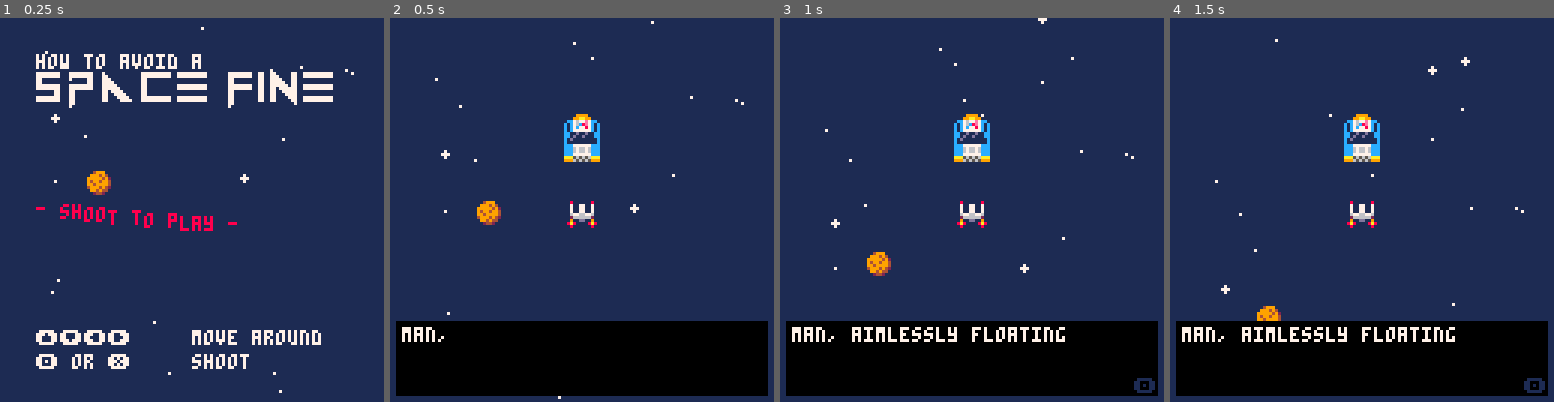
Above: before the commit, frames 1-4 (left to right).
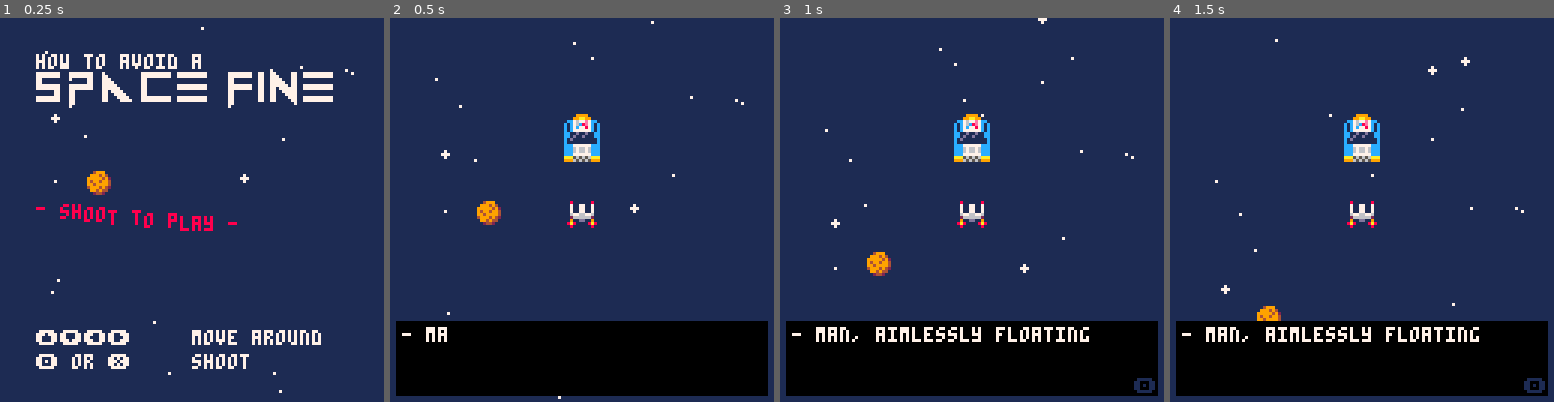
Above: after the commit, the same moments.

Repository: QuentinWidlocher/YogcastJam2020
Game: PICO-8 cartridge game.p8
The game is run twice, just before and just after one commit, with the same random seed, the same clock (stepped at 60 frames per second) and the same inputs.
Inputs:
- Up to frame 1 (0.25 s): no input
- Up to frame 2 (0.5 s): tap X (X key) at 0.33 s
- Up to frame 3 (1 s): tap O (Z key) at 0.7 s
- Up to frame 4 (1.5 s): tap X (X key) at 1.07 s

Frame 1 is identical in both runs. In frame 2, 0.2% of the frame differs, in the area x 3-15%, y 80-85%; in frame 3, 1.2%, in the area x 3-81%, y 80-85%; in frame 4, 1.2%.

Commit message:
:sparkles: Add ending

Diff:
--- a/src/draw/dialogue.draw.lua
+++ /dev/null
@@ -1,7 +0,0 @@
-function draw_dialogue()
-    cls()
-    print("counter: " .. curLine.counter .. " #letters: " .. #curLine.text)
-    for _,line in pairs(drawLines) do
-        print(line)
-    end
-end
--- a/src/draw/main.draw.lua
+++ b/src/draw/main.draw.lua
@@ -5,6 +5,7 @@
     [GAME_STATES.DIALOGUE] = function() draw_dialogue() end,
     [GAME_STATES.GAME] = function() draw_game() end,
     [GAME_STATES.GAME_OVER] = function() draw_gameover() end,
+    [GAME_STATES.ENDING] = function() draw_ending() end,
 }
 
 function _draw()
@@ -87,3 +88,8 @@
     print(text, text_x_pos(text), (SCREEN_SIZE/2)+16)
     print(text2, text_x_pos(text2), (SCREEN_SIZE/2)+22)
 end
+
+function draw_ending()
+    cls(0)
+    dtb_draw()
+end
--- a/src/init/dialogue.init.lua
+++ /dev/null
@@ -1,8 +0,0 @@
-function init_dialogue()
-    dialogueQueue = {}
-    charWidth = 4
-    dPadding = 4
-    dMaxLines = 3
-    dWaiting = false
-    curLine = {}
-end
--- a/src/init/levels.init.lua
+++ b/src/init/levels.init.lua
@@ -11,18 +11,18 @@
         end,
         music = MUSIC.MISSION,
         dialogue = {
-                "man, aimlessly floating around in space sure is great",
+                "- man, aimlessly floating around in space sure is great",
                 "oh my goodness would you look at that, it's christmas",
                 "i should go celebrate with my friends or something",
-                "not so fast!",
-                "who're you?",
+                "- not so fast!",
+                "- who're you?",
                 "i'm the interstellar parking inspector, and you've been parked here for way too long!",
-                "man how am i going to afford any presents now?",
-                "not my problem hombre",
-                "i was literally just floating through space and time",
-                "doesn't change the fact that you're about to get a ridiculously high fine",
-                "and that doesn't change the fact that you're about to get shot",
-                "is that so? enjoy the few remaining seconds of your life, criminal scum!",
+                "- man how am i going to afford any presents now?",
+                "- not my problem hombre",
+                "- i was literally just floating through space and time",
+                "- doesn't change the fact that you're about to get a ridiculously high fine",
+                "- and that doesn't change the fact that you're about to get shot",
+                "- is that so? enjoy the few remaining seconds of your life, criminal scum!",
             },
         enemy = function ()
             return BasicEnemy:new({
@@ -53,23 +53,23 @@
         end,
         music = MUSIC.HIJINX,
         dialogue = {
-            "greetings mortal.",
-            "aww cmon, what is it now?",
-            "it is i, the omnipotent floating space eye cube.",
-            "ok?",
-            "my eye has sensed that you have violated interstellar parking laws.",
-            "really now",
-            "it is my obligation to maintain order in this universe, and you are making my job a real pain in the ass.",
-            "that's one lame job",
-            "not as lame as your mother. ha-ha.",
-            "was that... a joke?",
-            "i have been practicing.",
-            "how about you practice dying instead",
-            "you wish to fight? very well. you may notice you can only move in a grid now.",
-            "man, i just got used to flying normally",
-            "this is pretty \"surprising\", wouldn't you agree?",
-            "what are you even talking about?",
-            "never mind. let the fight commence!"
+            "- greetings mortal.",
+            "- aww cmon, what is it now?",
+            "- it is i, the omnipotent floating space eye cube.",
+            "- ok?",
+            "- my eye has sensed that you have violated interstellar parking laws.",
+            "- really now",
+            "- it is my obligation to maintain order in this universe, and you are making my job a real pain in the ass.",
+            "- that's one lame job",
+            "- not as lame as your mother. ha-ha.",
+            "- was that... a joke?",
+            "- i have been practicing.",
+            "- how about you practice dying instead",
+            "- you wish to fight? very well. you may notice you can only move in a grid now.",
+            "- man, i just got used to flying normally",
+            "- this is pretty \"surprising\", wouldn't you agree?",
+            "- what are you even talking about?",
+            "- never mind. let the fight commence!"
         },
         enemy = function ()
             return BasicEnemy:new({
@@ -100,16 +100,16 @@
         end,
         music = MUSIC.OUT_OF_CONTROL,
         dialogue = {
-            "hello there.",
-            "what the heck",
-            "i'm time itself. i've had to step in because it seems like you've erased my best friend, floaty space cube.",
-            "you were friends with that thing?",
-            "it's a great guy when you get to know it.",
+            "- hello there.",
+            "- what the heck",
+            "- i'm time itself. i've had to step in because it seems like you've erased my best friend, floaty space cube.",
+            "- you were friends with that thing?",
+            "- it's a great guy when you get to know it.",
             "anyway, i'm not going to forgive you for what you did. you shall meet the same fate as my friend.",
             "to give you the slightest chance to win, time only moves when you do.",
             "quite a \"surprise\", no?",
-            "why does everybody keep bringing that up?",
-            "fear not, it won't matter once you're dead. goodbye."
+            "- why does everybody keep bringing that up?",
+            "- fear not, it won't matter once you're dead. goodbye."
         },
         enemy = function ()
             BasicEnemy:new({
@@ -135,18 +135,45 @@
 
 function nextLevel()
     levelIndex = levelIndex + 1
-    player = currentLevel().player()
-    enemy = currentLevel().enemy()
-    enemy:init()
-    music(currentLevel().music)
 
-    change_state(GAME_STATES.DIALOGUE)
+    if levelIndex <= #levels then
+        player = currentLevel().player()
+        enemy = currentLevel().enemy()
+        enemy:init()
+        music(currentLevel().music)
 
-    for i,text in ipairs(currentLevel().dialogue) do
-        dtb_disp(text, function ()
-            if i >= #currentLevel().dialogue then
-                change_state(GAME_STATES.GAME)
-            end
-        end)
+        change_state(GAME_STATES.DIALOGUE)
+
+        for i,text in ipairs(currentLevel().dialogue) do
+            dtb_disp(text, function ()
+                if i >= #currentLevel().dialogue then
+                    change_state(GAME_STATES.GAME)
+                end
+            end)
+        end
+    else
+        -- game is finished !
+        change_state(GAME_STATES.ENDING)
+
+        levelIndex = 0
+
+        music(MUSIC.ARPUMENT)
+
+        local totalTime = time() - startTime
+
+        local dialogue = {
+            "you did it!",
+            "you've managed to avoid the fine by killing everyone!",
+            "you must be so proud of yourself, i sure hope this was worth it",
+            "your time was ".. totalTime.." seconds",
+        }
+
+        for i,text in ipairs(dialogue) do
+            dtb_disp(text, function ()
+                if i >= #dialogue then
+                    change_state(GAME_STATES.MAIN_MENU)
+                end
+            end)
+        end
     end
 end
--- a/src/states.lua
+++ b/src/states.lua
@@ -4,6 +4,7 @@
     DIALOGUE = 1,
     GAME = 2,
     GAME_OVER = 3,
+    ENDING = 4,
 }
 
 ---@type integer
--- a/src/update/dialogue.update.lua
+++ /dev/null
@@ -1,57 +0,0 @@
---ran out of time!
-
-function update_dialogue()
-    if #dialogueQueue > 0 and curLine.text == nil then
-        curLine = {text = dialogueQueue[1], counter = 0}
-    end
-
-    drawLines = {}
-    nextLine = ""
-
-    --Iterating through all characters in curLine
-    for i = 1, curLine.counter do
-        local curChar = sub(curLine.text, i, i)
-        nextLine = nextLine .. curChar
-        --When the end of the line is reached:
-        if #nextLine * 4 == SCREEN_SIZE - dPadding * 2 then
-            if #drawLines < dMaxLines then
-                --Find the start of the current word and send it to the next line
-                for j = #nextLine, 0, -1 do
-                    if sub(nextLine, j, j) == " " then
-                        --Add the line up to the current word to drawLines and start a new newLine with the current word
-                        add(drawLines, sub(nextLine, 1, j))
-                        nextLine = sub(nextLine, j + 1)
-                    end
-                end
-            else
-                dWaiting = true
-            end
-        end
-    end
-    if #drawLines < dMaxLines then add(drawLines, nextLine) end
-
-    if curLine.counter == #curLine.text then dWaiting = true end
-
-    if not dWaiting then
-        curLine.counter += 1
-    end
-
-    if dWaiting and (btnp(GAMEPAD.X) or btnp(GAMEPAD.O)) then
-        dWaiting = false
-        --Empty drawLines and update curLine to match the point the text is at
-        for k,v in pairs(drawLines) do
-            curLine.text = sub(curLine.text, #v)
-            if #curLine.text == 1 then curLine.text = "" end
-            curLine.counter -= #v
-            drawLines[k] = nil
-        end
-        if curLine.counter == #curLine.text then
-            curLine = {}
-            dialogueQueue[1] = nil
-        end
-    end
-end
-
-function add_dialogue(text)
-    add(dialogueQueue, text)
-end
--- a/src/update/main.update.lua
+++ b/src/update/main.update.lua
@@ -4,6 +4,7 @@
     [GAME_STATES.DIALOGUE] = function() update_dialogue() end,
     [GAME_STATES.GAME] = function() update_game() end,
     [GAME_STATES.GAME_OVER] = function() update_gameover() end,
+    [GAME_STATES.ENDING] = function() update_ending() end,
 }
 
 function _update()
@@ -17,6 +18,7 @@
 
     if (btnp(GAMEPAD.X) or btnp(GAMEPAD.O)) then
         nextLevel()
+        startTime = time()
         change_state(GAME_STATES.DIALOGUE)
     end
 end
@@ -41,3 +43,7 @@
         change_state(GAME_STATES.MAIN_MENU)
     end
 end
+
+function update_ending()
+    dtb_update()
+end
